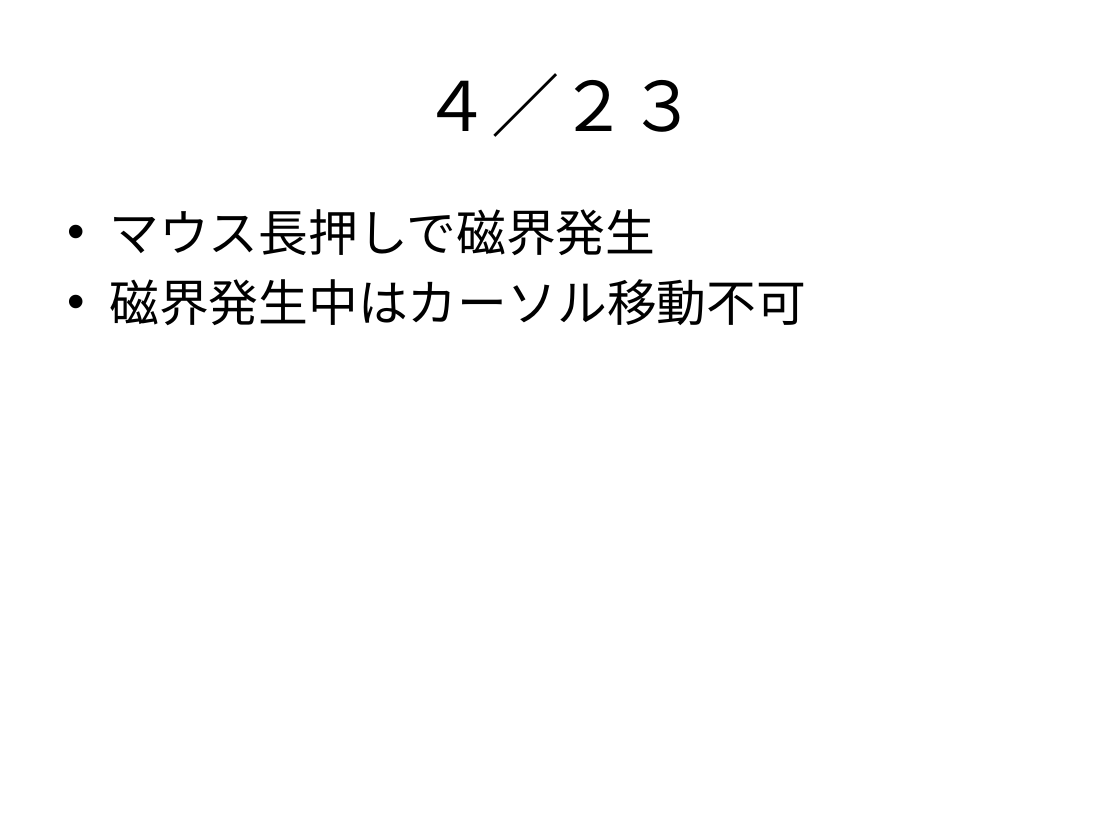
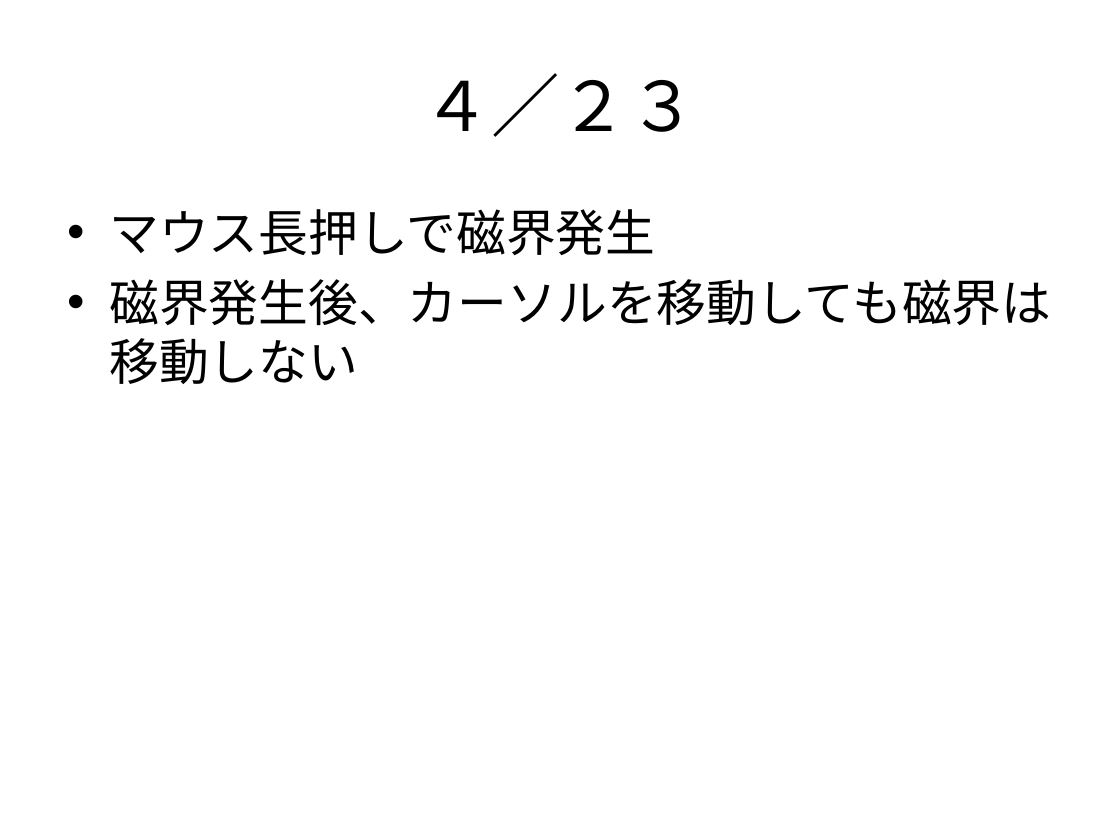
Before and after one commit to xtatrax/oldPrj-SchoolTask_BomberProject-public, a slide deck: slide 25 of Document/GamePlanning.pptx. Drawn at 1120x840 pixels with LibreOffice and Linux fonts; fonts in the diff are those of the drawing. Boxes give left, top, right and bottom in pixels: in the first picture for what was removed or moved away, otherwise in the second. Text is boxed around its words. In the diff, an @@ line names an element or a change of style, - is before the commit and + after.

```diff
--- a/Document/GamePlanning.pptx
+++ b/Document/GamePlanning.pptx
@@ text at (x1=109, y1=279, x2=1051, y2=384): text changed @@
-• 磁界発生中はカーソル移動不可
+• 磁界発生後、カーソルを移動しても磁界は移動しない
```
Also in this commit, not shown: 2 other slides changed, 3 slides added.
